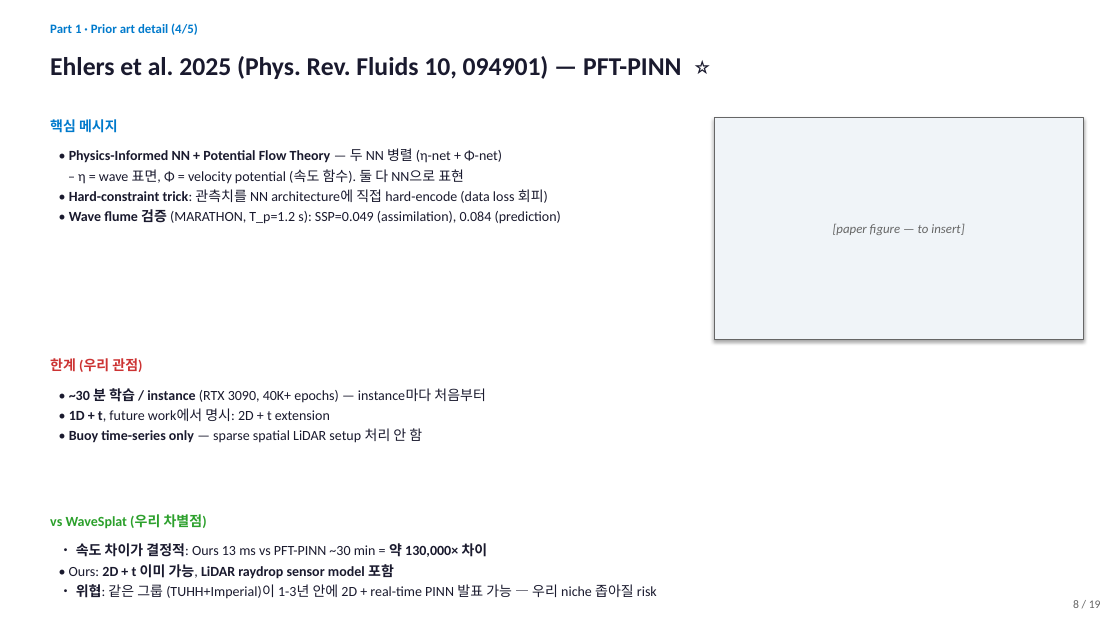
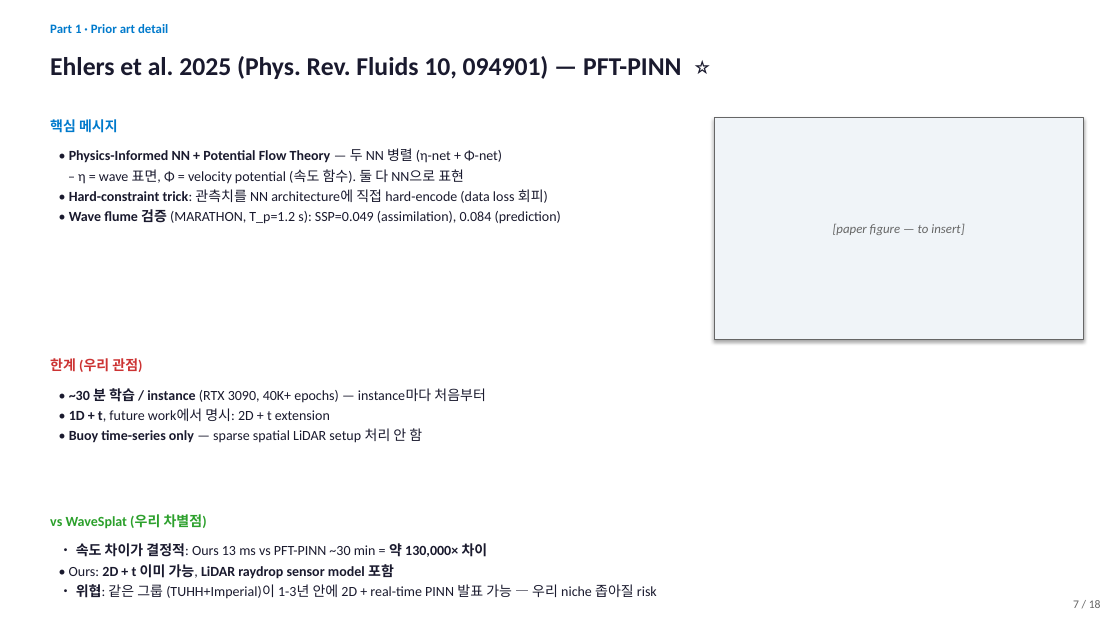
Before and after one commit to SAEYONGPARK94/wavesplat, a slide deck: slide 7 of wavesplat/docs/labmeeting_2026_05_13.pptx (slide 8 before the commit). Drawn at 1120x630 pixels with LibreOffice and Linux fonts; fonts in the diff are those of the drawing. Boxes give left, top, right and bottom in pixels: in the first picture for what was removed or moved away, otherwise in the second. Text is boxed around its words. In the diff, an @@ line names an element or a change of style, - is before the commit and + after.

```diff
--- a/wavesplat/docs/labmeeting_2026_05_13.pptx
+++ b/wavesplat/docs/labmeeting_2026_05_13.pptx
@@ text at bbox=[50, 24, 168, 33]: text changed @@
-Part 1 · Prior art detail (4/5)
+Part 1 · Prior art detail
@@ text at bbox=[1073, 600, 1101, 608]: text changed @@
-8 / 19
+7 / 18
```
Also in this commit, not shown: 16 other slides changed, 11 slides added, 8 slides removed, 14 other files.
